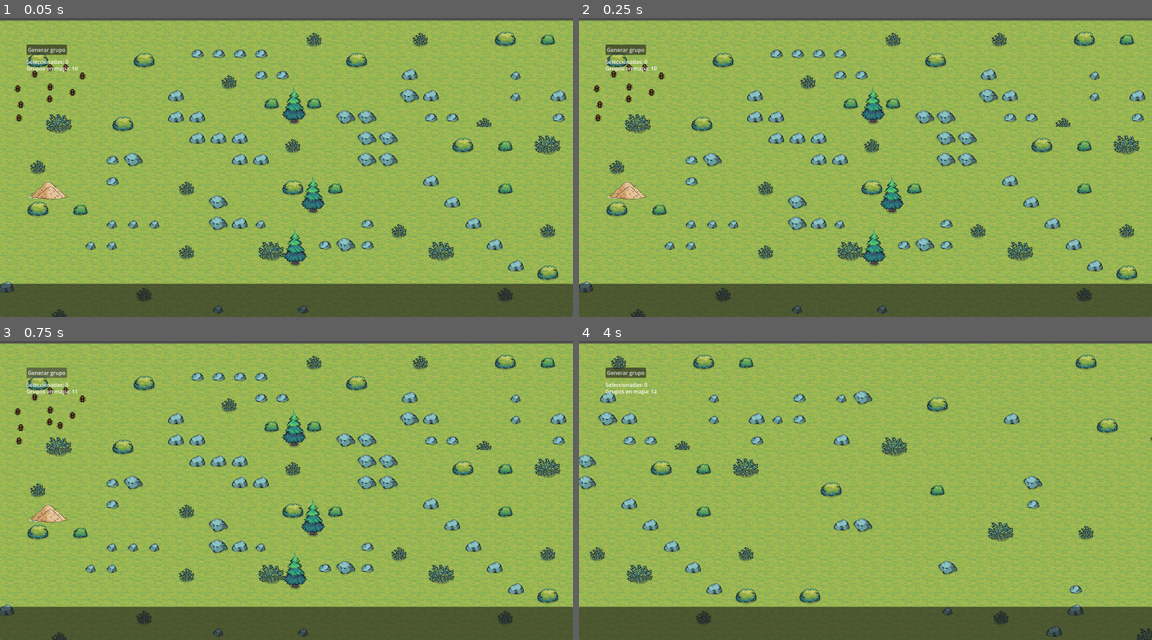
Above: before the commit, frames 1-4 (two rows, left to right).
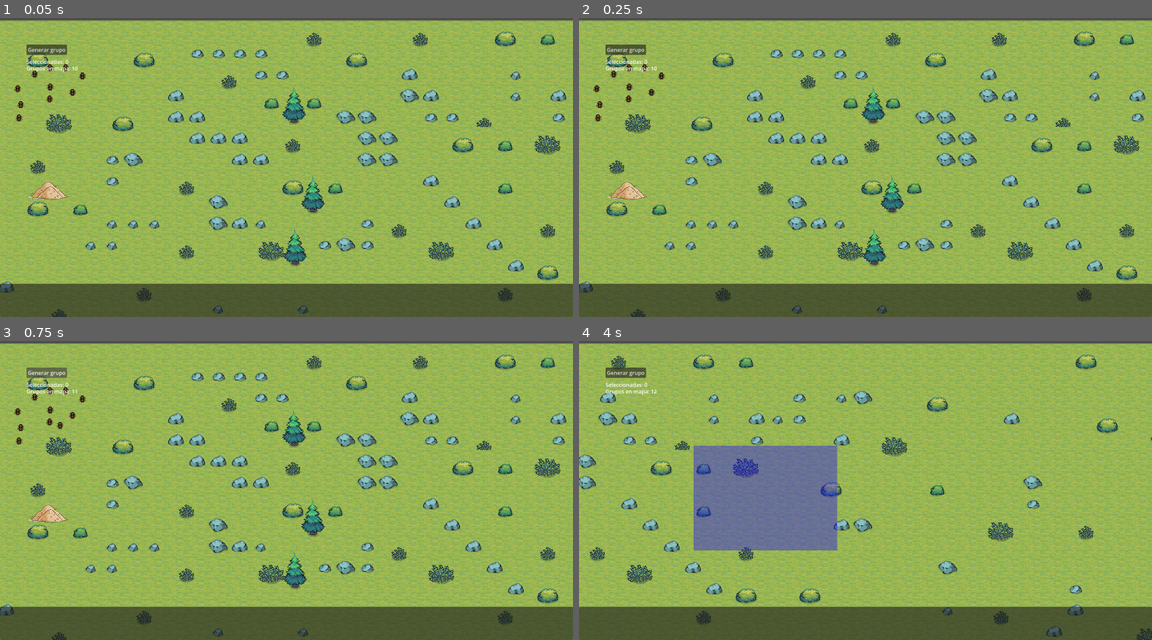
Above: after the commit, the same moments.

Repository: JNDNCZAS/War_Ants
Game: Godot game, scene res://scenes/Main.tscn
Two runs of this game, one before a commit and one after it. Both use one fixed random seed, a clock stepped at 60 frames per second and the inputs below.
Inputs (mouse positions are in pixels of both pictures, inside the frame that each line leads up to):
- Up to frame 1 (0.05 s): no input
- Up to frame 2 (0.25 s): no input
- Up to frame 3 (0.75 s): click "Generar grupo" at 0.5 s
- Up to frame 4 (4 s): tap Enter at 1.25 s; move the mouse to (991, 475) at 1.27 s; hold Right (ui_right) 1.28-2 s; hold Z 1.28-2 s; click (991, 475) at 1.42 s; drag from (750, 505) to (687, 430) at 2.02 s; move the mouse to (922, 424) at 2.77 s; hold Right (ui_right) 2.78-3.5 s; hold Z 2.78-3.5 s; tap R at 2.85 s; click (922, 424) at 2.92 s; drag from (836, 550) to (693, 445) at 3.52 s

Frame 1 is identical in both runs. In frame 2, 0.3% of the frame differs, in the area x 49-57%, y 23-82%; in frame 3, 0.2%; in frame 4, 8.8%, in the area x 20-46%, y 35-71%.
Error before the commit: Parse Error: Mixed use of tabs and spaces for indentation. (res://scripts/GameController.gd:57)

Commit message:
Ya funciona el sistema de recoleccion de hojas, las hormigas se mueven hasta un arbol seleccionado, recolectan hojas durante unos segundos y depues las llevan al hormiguero, y repiten el ciclo

Diff:
--- a/Tree.gd
+++ b/Tree.gd
@@ -1,4 +1,4 @@
-class_name Tree
+class_name AntTree
 extends StaticBody2D
 
 @export var nombre: String = "Árbol"
--- a/scenes/AntGroup.tscn
+++ b/scenes/AntGroup.tscn
@@ -45,8 +45,6 @@
 shape = SubResource("RectangleShape2D_rh8na")
 
 [node name="NavigationAgent2D" type="NavigationAgent2D" parent="."]
-debug_enabled = true
-debug_use_custom = true
 
 [node name="SelectionRing" type="Node2D" parent="."]
 script = ExtResource("2_5etio")
--- a/scripts/AntGroup.gd
+++ b/scripts/AntGroup.gd
@@ -203,6 +203,7 @@
 	if target_tree == null:
 		return
 	estado_actual = Estado.RECOLECTANDO
+	nav_agent.target_desired_distance = 60
 	nav_agent.target_position = target_tree.global_position
 	_actualizar_color_estado()
 
@@ -210,6 +211,7 @@
 	if target_anthill == null:
 		return
 	estado_actual = Estado.TRANSPORTANDO
+	nav_agent.target_desired_distance = ARRIVAL_THRESHOLD
 	nav_agent.target_position = target_anthill.global_position
 	_actualizar_color_estado()
 
--- a/scripts/GameController.gd
+++ b/scripts/GameController.gd
@@ -55,7 +55,7 @@
 			selection_rect_node.visible = false
 	elif event.button_index == MOUSE_BUTTON_RIGHT and event.pressed:
 		if Input.is_key_pressed(KEY_Z) and selected_groups.size() > 0:
-		   patrol_points.append(world_pos)
+			patrol_points.append(world_pos)
 		elif harvest_mode and selected_groups.size() > 0:
 			_handle_harvest_click(world_pos)
 		elif event.double_click:
